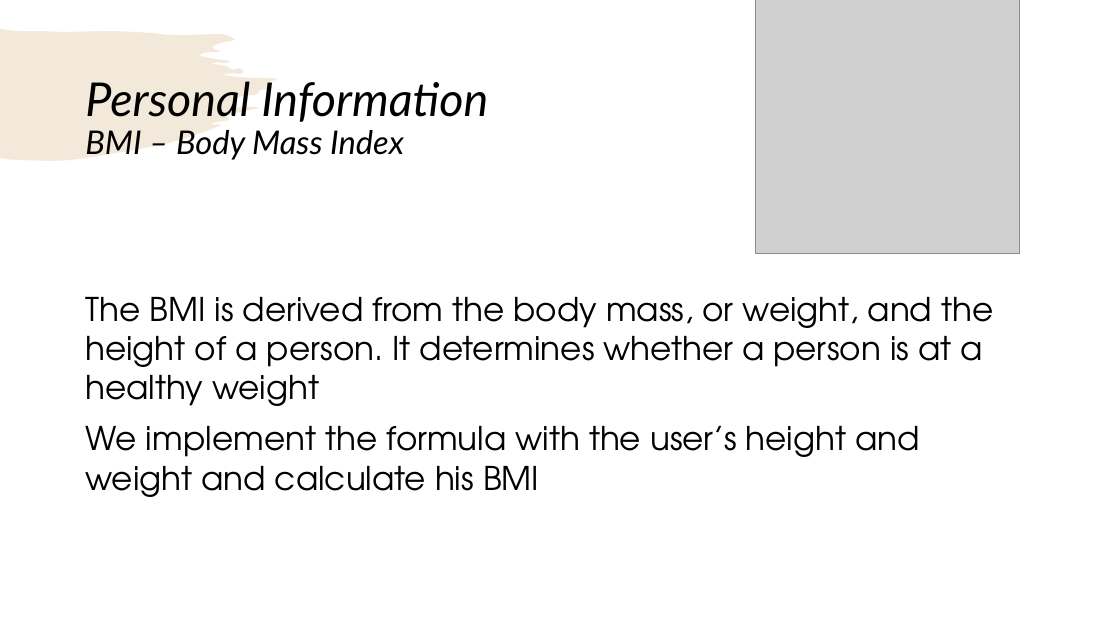
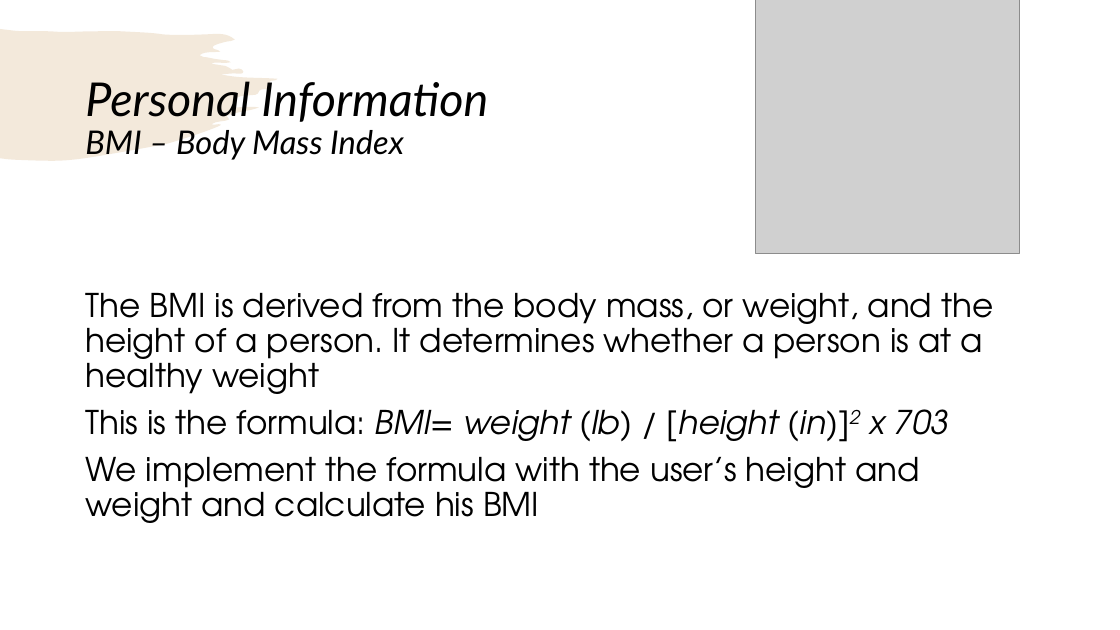
Before and after one commit to alizapeikes/CalorieCounter, a slide deck: slide 8 of About Calorie Counter.pptx. Drawn at 1120x630 pixels with LibreOffice and Linux fonts; fonts in the diff are those of the drawing; grey boxes stand for pictures. Boxes give left, top, right and bottom in pixels: in the first picture for what was removed or moved away, otherwise in the second. Text is boxed around its words. In the diff, an @@ line names an element or a change of style, - is before the commit and + after.

```diff
--- a/About Calorie Counter.pptx
+++ b/About Calorie Counter.pptx
@@ text at box(85, 293, 993, 523): line spacing 1 to 0.9 @@
@@ text at box(85, 409, 948, 442): paragraph added @@
+This is the formula: BMI= weight (lb) / [height (in)]2 x 703
```
Also in this commit, not shown: 3 other slides changed, 1 slide added.
